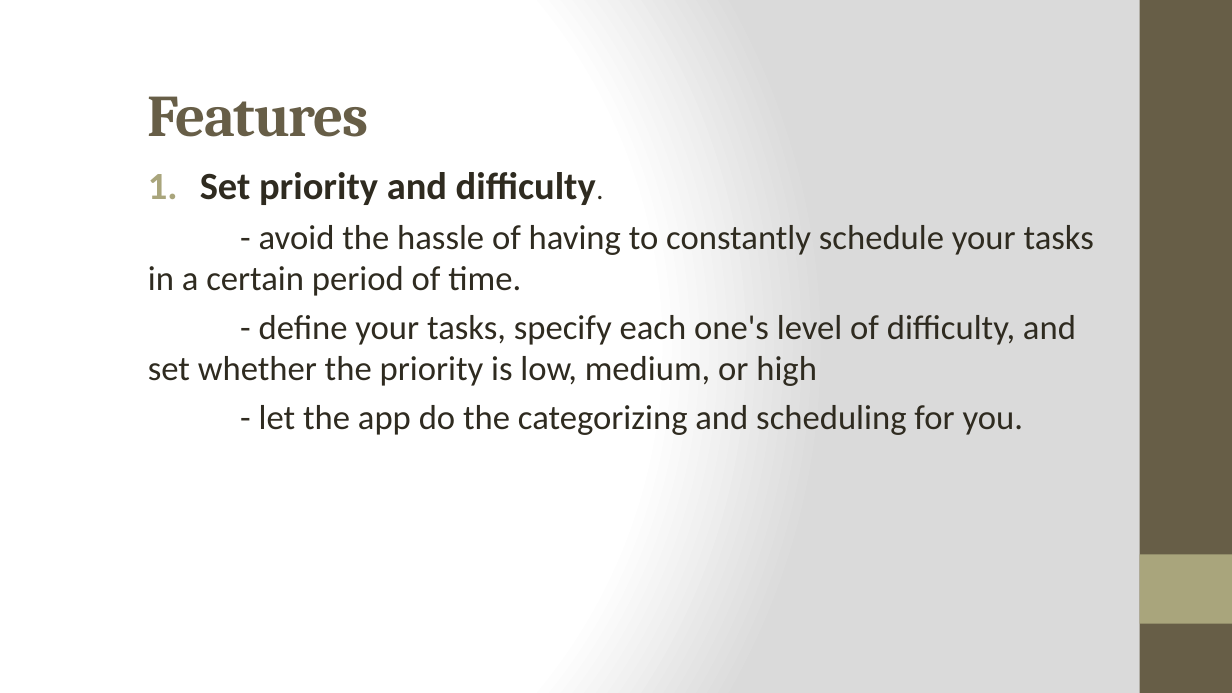
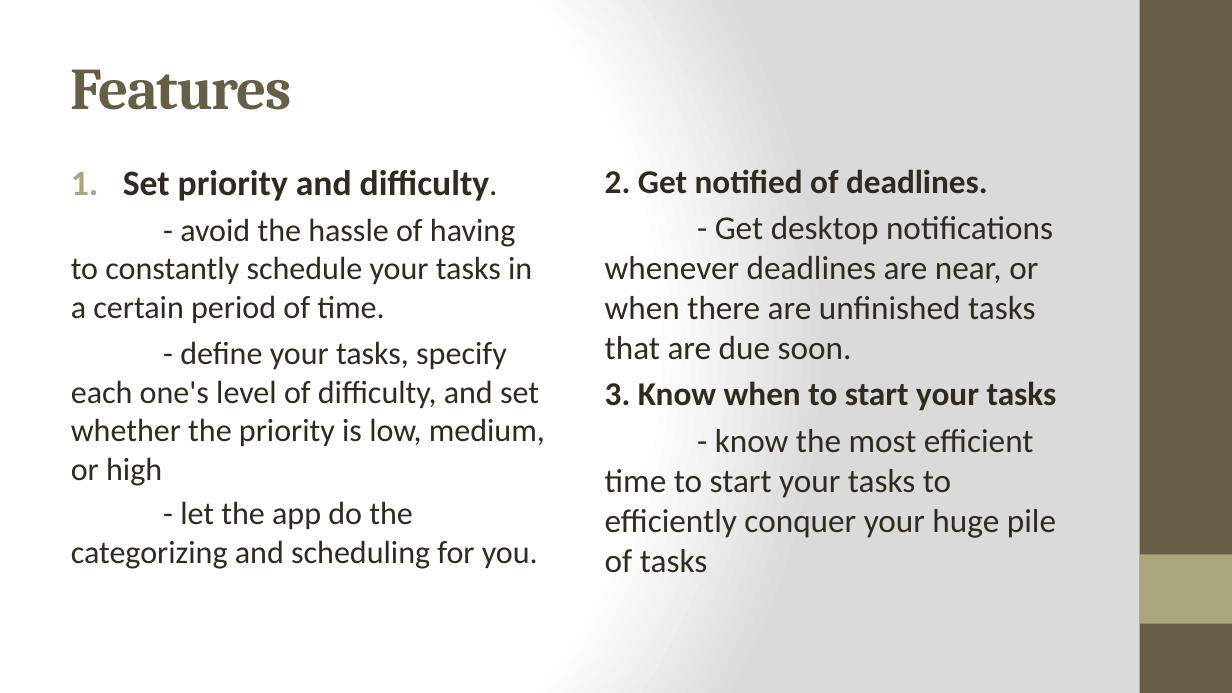
Before and after one commit to compsat/bh2016-iceps, a slide deck: slide 3 of Due Now Presentation.pptx. Drawn at 1232x693 pixels with LibreOffice and Linux fonts; fonts in the diff are those of the drawing. Boxes give left, top, right and bottom in pixels: in the first picture for what was removed or moved away, otherwise in the second. Text is boxed around its words. In the diff, an @@ line names an element or a change of style, - is before the commit and + after.

Commit message:
Updated ppt

```diff
--- a/Due Now Presentation.pptx
+++ b/Due Now Presentation.pptx
@@ title "Features": place and size @@
-title "Features" at (148,96,369,137)
+title "Features" at (71,69,292,110)
@@ text "Set priority and difficulty.": place and size @@
-text "Set priority and difficulty." at (148,172,1094,435)
+text "Set priority and difficulty." at (71,170,545,569)
@@ text "Set priority and difficulty." at (71,170,545,569): size 30 to 27.8 pt in "Set priority and difficulty."; size 22 to 25.9 pt in "difficulty."; size 27 to 25 pt in "- avoid the hassle of having to ...", "- define your tasks, specify each one's ...", "- let the app do the categorizing ..." @@
@@ text added at (605,169,1057,573), 25.9 pt, text #2F2B20 @@
+2. Get notified of deadlines.
+- Get desktop notifications whenever deadlines are near, or when there are unfinished tasks that are due soon.
+3. Know when to start your tasks
+- know the most efficient time to start your tasks to efficiently conquer your huge pile of tasks
```
Also in this commit, not shown: 8 other slides changed, 1 slide removed.
